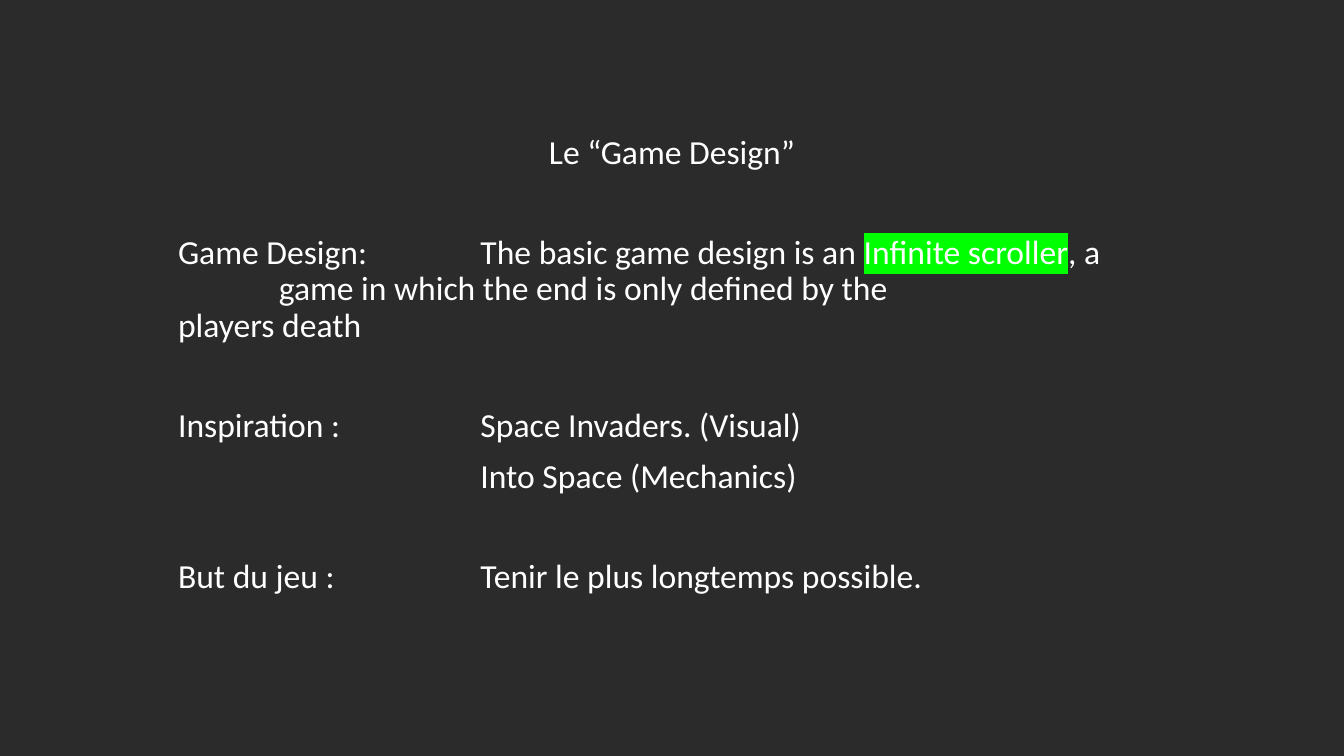
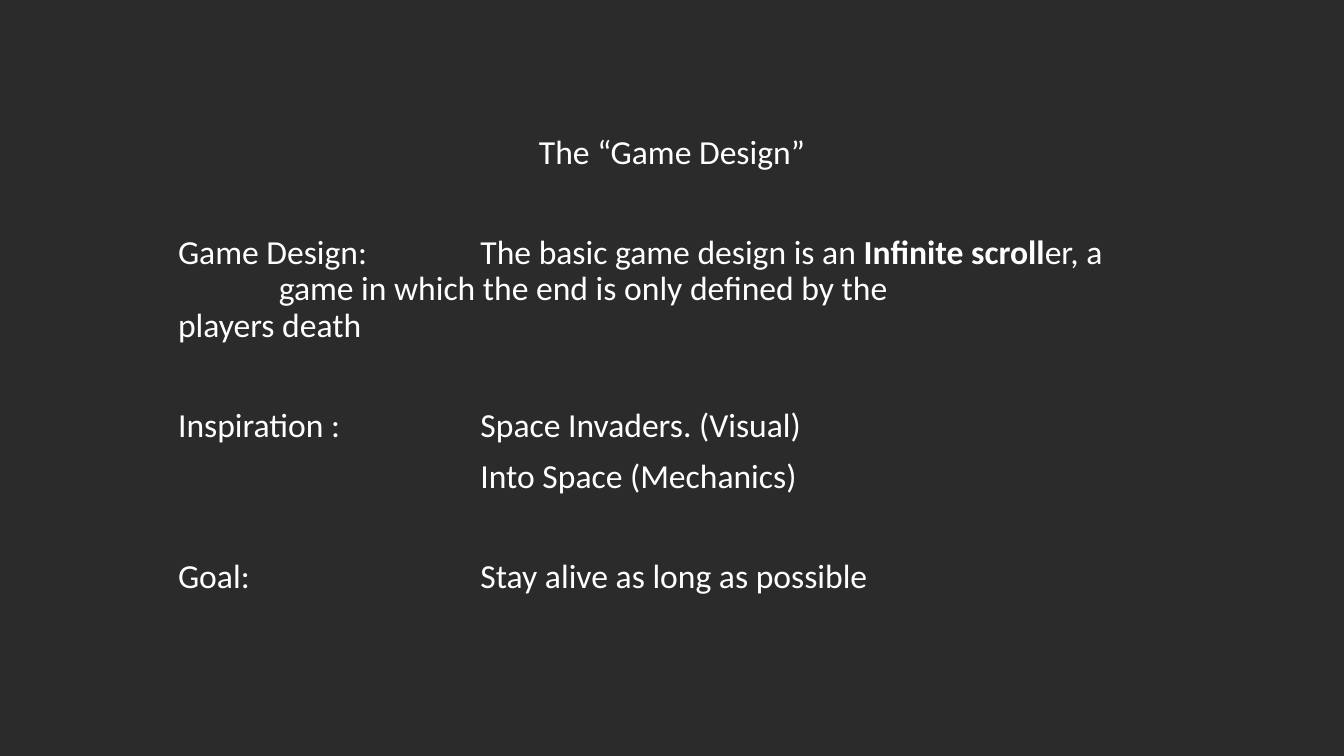
Before and after one commit to SStyles93/SAE921-GPR4100-CPlusPlus-Class-SStyles-Box2D-ToTheMoon, a slide deck: slide 2 of To the Moon and back.pptx. Drawn at 1344x756 pixels with LibreOffice and Linux fonts; fonts in the diff are those of the drawing; background and template pictures are left out; a plain dark background stands for a picture behind light text. Boxes give left, top, right and bottom in pixels: in the first picture for what was removed or moved away, otherwise in the second. Text is boxed around its words. In the diff, an @@ line names an element or a change of style, - is before the commit and + after.

Commit message:
Game Loop complete
-Game Loop complete (start screen & end screen)

```diff
--- a/To the Moon and back.pptx
+++ b/To the Moon and back.pptx
@@ subtitle at [539, 140, 805, 170]: text changed @@
-Le “Game Design”
+The “Game Design”
@@ subtitle at [178, 240, 1102, 343]: highlight #00FF00 to none, bold on in "Infinite scroller," @@
@@ subtitle at [178, 564, 867, 594]: text changed @@
-But du jeu : Tenir le plus longtemps possible.
+Goal: Stay alive as long as possible
```
Also in this commit, not shown: 4 other slides changed, 1 slide added, 1 slide removed, 14 other files.
